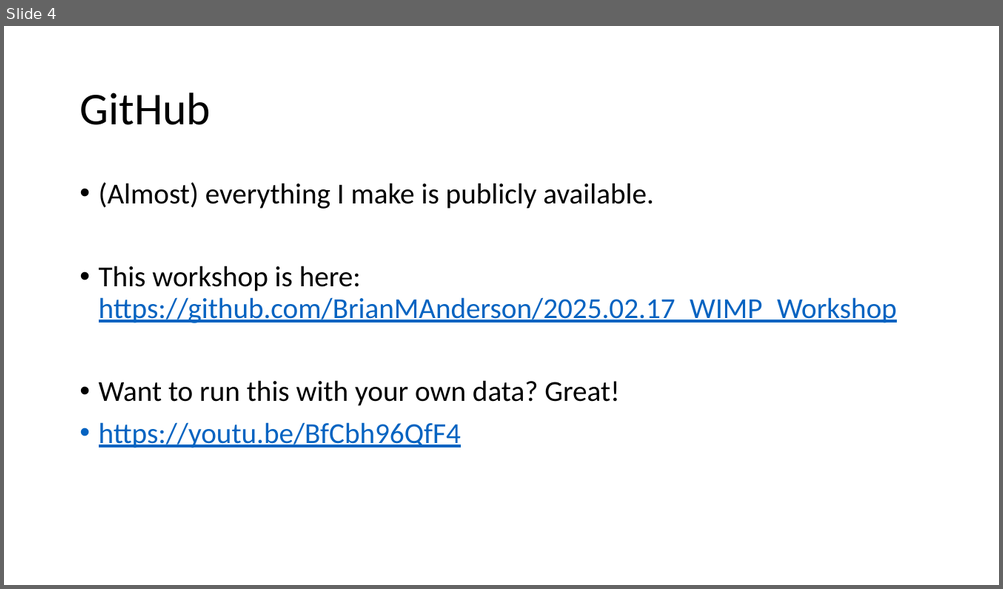
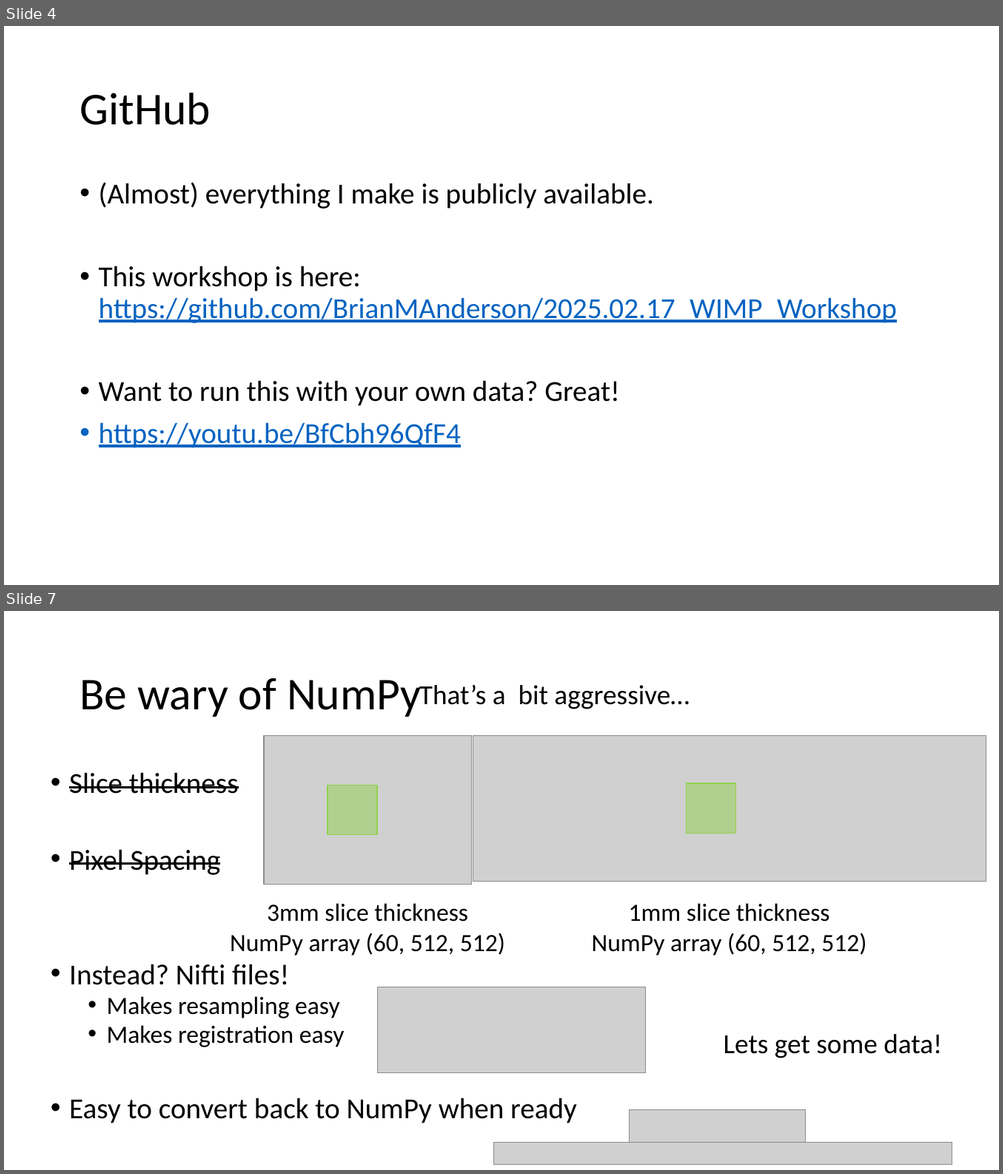
Before and after one commit to brianmanderson/2025.02.17_WIMP_Workshop, a slide deck: Presentation.pptx. Shown one above the other, each under a label of ours: slide 4 before the commit, slides 4 and 7 after it; the slides between them are not shown. The pictures are 1003x589 and 1003x1174 pixels, drawn with LibreOffice and Linux fonts; fonts in the diff are those of the drawing; grey boxes stand for pictures. Boxes give left, top, right and bottom in pixels: in the first picture for what was removed or moved away, otherwise in the second. Text is boxed around its words. In the diff, an @@ line names an element or a change of style, - is before the commit and + after.

```diff
--- a/Presentation.pptx
+++ b/Presentation.pptx
@@ slide 7 added at box(4, 611, 999, 1170), background #FFFFFF @@
@@ title added at box(79, 678, 421, 717), 44 pt, text #000000 @@
+Be wary of NumPy
@@ text added at box(419, 685, 689, 709), 26.7 pt, text #000000 @@
+That’s a bit aggressive…
@@ picture added at box(264, 735, 471, 885) @@
@@ picture added at box(472, 735, 986, 881) @@
@@ text added at box(69, 772, 577, 1124), 28 pt, text #000000 @@
+• Slice thickness
+• Pixel Spacing
+• Instead? Nifti files!
+  • Makes resampling easy
+  • Makes registration easy
+• Easy to convert back to NumPy when ready
@@ rectangle added at box(328, 786, 378, 835), fill #92D050 at 50% opacity, outline #92D050 1 pt @@
@@ rectangle added at box(686, 783, 736, 833), fill #92D050 at 50% opacity, outline #92D050 1 pt @@
@@ text added at box(230, 903, 505, 956), 24 pt, text #000000 @@
+3mm slice thickness
+NumPy array (60, 512, 512)
@@ text added at box(592, 903, 866, 956), 24 pt, text #000000 @@
+1mm slice thickness
+NumPy array (60, 512, 512)
@@ picture added at box(377, 988, 646, 1073) @@
@@ text added at box(723, 1034, 942, 1059), 26.7 pt, text #000000 @@
+Lets get some data!
@@ picture added at box(629, 1111, 805, 1142) @@
@@ picture added at box(493, 1142, 951, 1165) @@
```
Also in this commit, not shown: 6 other slides added.
